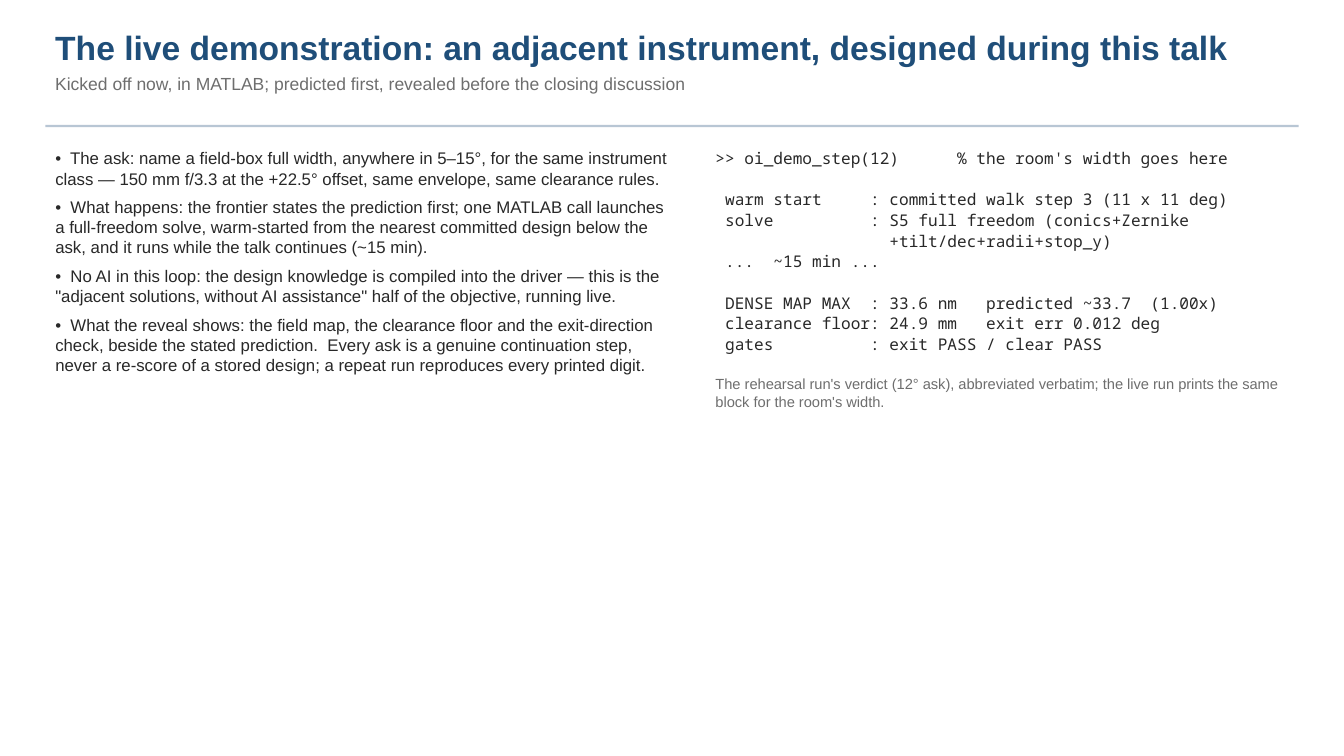
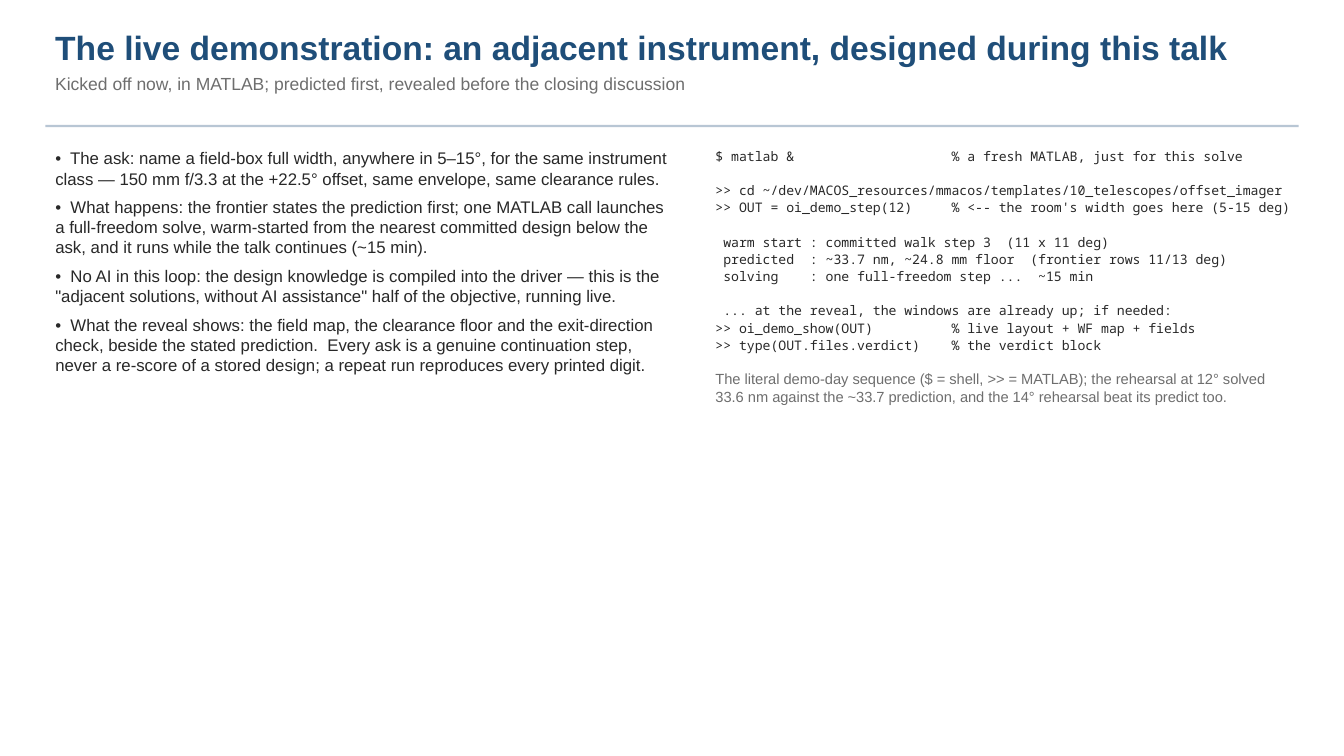
Before and after one commit to nasa-jpl/macos, a slide deck: slide 9 of demo_session/deck_keysight.pptx. Drawn at 1344x756 pixels with LibreOffice and Linux fonts; fonts in the diff are those of the drawing. Boxes give left, top, right and bottom in pixels: in the first picture for what was removed or moved away, otherwise in the second. Text is boxed around its words. In the diff, an @@ line names an element or a change of style, - is before the commit and + after.

```diff
--- a/demo_session/deck_keysight.pptx
+++ b/demo_session/deck_keysight.pptx
@@ text at (731, 151, 1291, 216): text changed; size 11.5 to 9.4 pt @@
->> oi_demo_step(12) % the room's width goes here
+$ matlab & % a fresh MATLAB, just for this solve
+>> cd ~/dev/MACOS_resources/mmacos/templates/10_telescopes/offset_imager
+>> OUT = oi_demo_step(12) % <-- the room's width goes here (5-15 deg)
@@ text at (723, 237, 1110, 251): size 11.5 to 9.4 pt in "warm start : committed walk step 3 ..." @@
@@ text at (723, 254, 1228, 354): text changed; size 11.5 to 9.4 pt @@
-solve : S5 full freedom (conics+Zernike
-+tilt/dec+radii+stop_y)
-... ~15 min ...
-DENSE MAP MAX : 33.6 nm predicted ~33.7 (1.00x)
-clearance floor: 24.9 mm exit err 0.012 deg
-gates : exit PASS / clear PASS
+predicted : ~33.7 nm, ~24.8 mm floor (frontier rows 11/13 deg)
+solving : one full-freedom step ... ~15 min
+... at the reveal, the windows are already up; if needed:
+>> oi_demo_show(OUT) % live layout + WF map + fields
+>> type(OUT.files.verdict) % the verdict block
@@ text at (715, 373, 1265, 405): text changed @@
-The rehearsal run's verdict (12° ask), abbreviated verbatim; the live run prints the same block for the room's width.
+The literal demo-day sequence ($ = shell, >> = MATLAB); the rehearsal at 12° solved 33.6 nm against the ~33.7 prediction, and the 14° rehearsal beat its predict too.
```
Also in this commit, not shown: 1 other slide changed, 3 other files.
